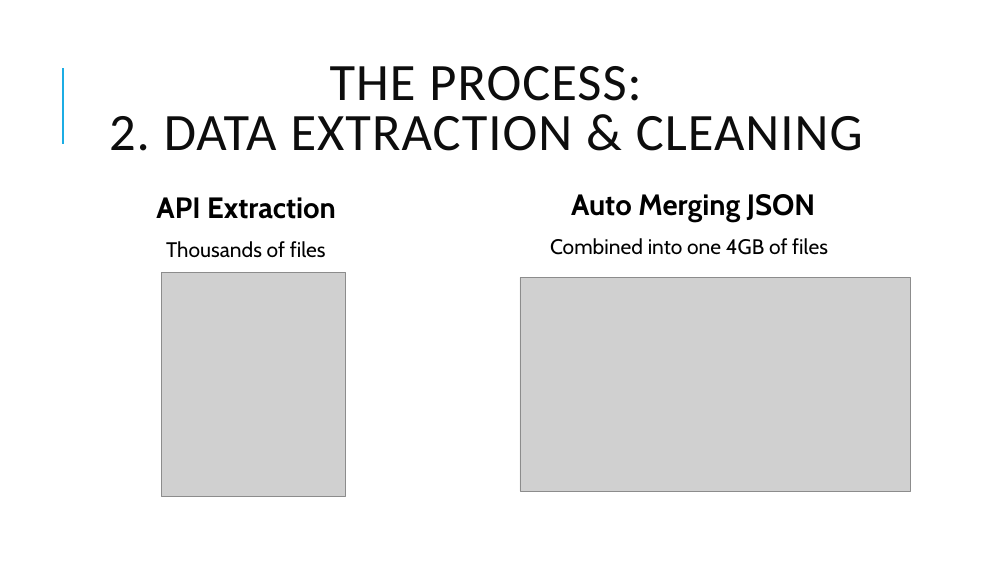
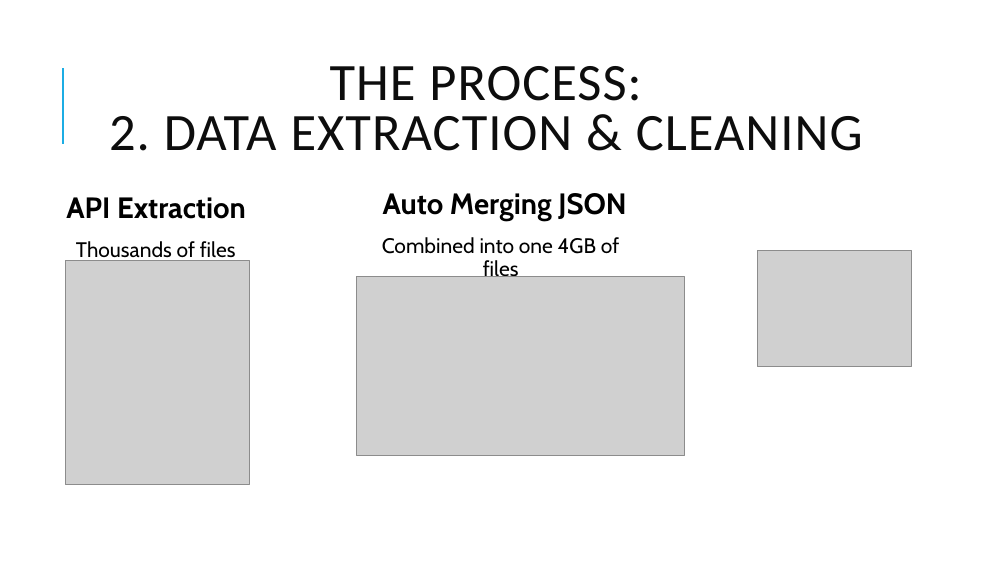
Before and after one commit to sigkarmoil/Clinical_Trial_Machine_Learning, a slide deck: slide 6 of Resources/Clinical Trial.pptx. Drawn at 1008x567 pixels with LibreOffice and Linux fonts; fonts in the diff are those of the drawing; grey boxes stand for pictures. Boxes give left, top, right and bottom in pixels: in the first picture for what was removed or moved away, otherwise in the second. Text is boxed around its words. In the diff, an @@ line names an element or a change of style, - is before the commit and + after.

```diff
--- a/Resources/Clinical Trial.pptx
+++ b/Resources/Clinical Trial.pptx
@@ text "API Extraction" rewrapped from [156, 197, 336, 258] to [66, 197, 246, 263] @@
@@ text "Auto Merging JSON" rewrapped from [550, 194, 828, 255] to [382, 193, 626, 277] @@
@@ picture: place and size @@
-picture at [161, 272, 346, 497]
+picture at [65, 260, 250, 485]
@@ picture added at [757, 251, 911, 367] @@
@@ picture: place and size @@
-picture at [520, 278, 911, 491]
+picture at [357, 277, 685, 456]
```
Also in this commit, not shown: 4 other slides changed, 4 slides added, 3 slides removed.
